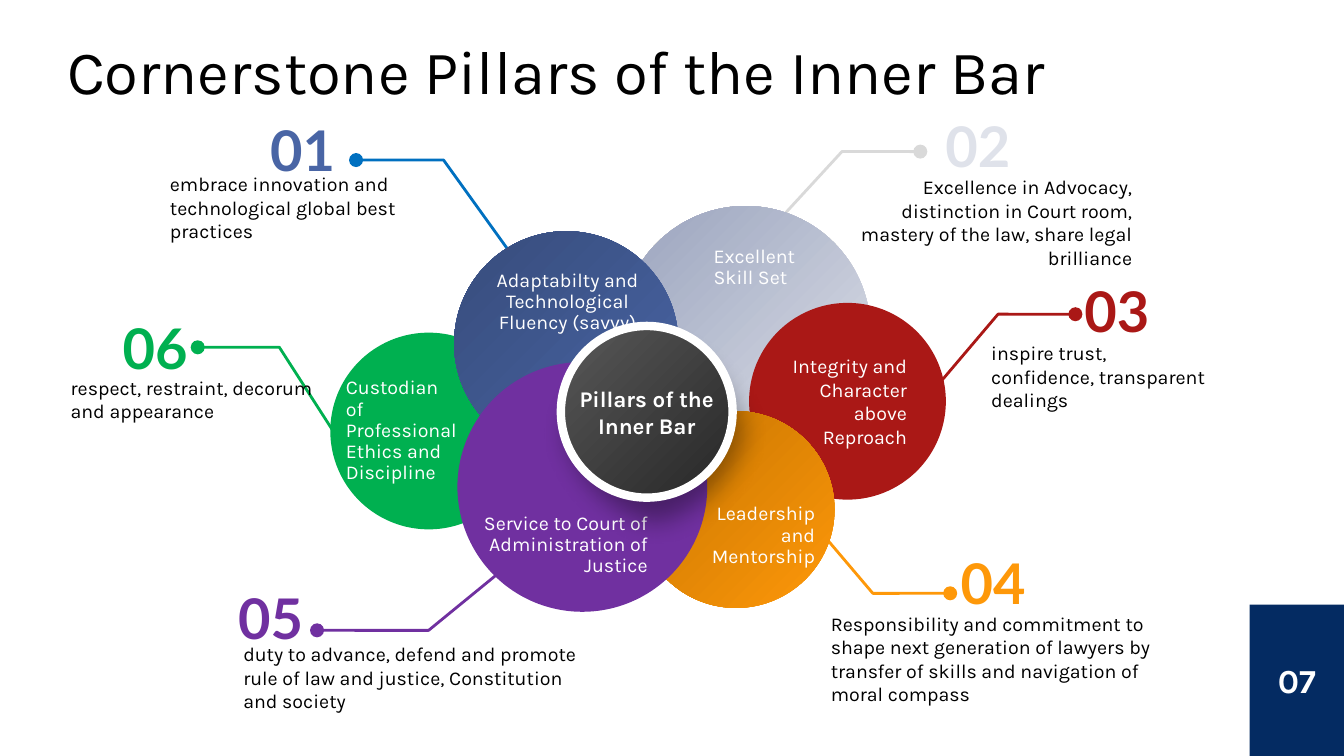
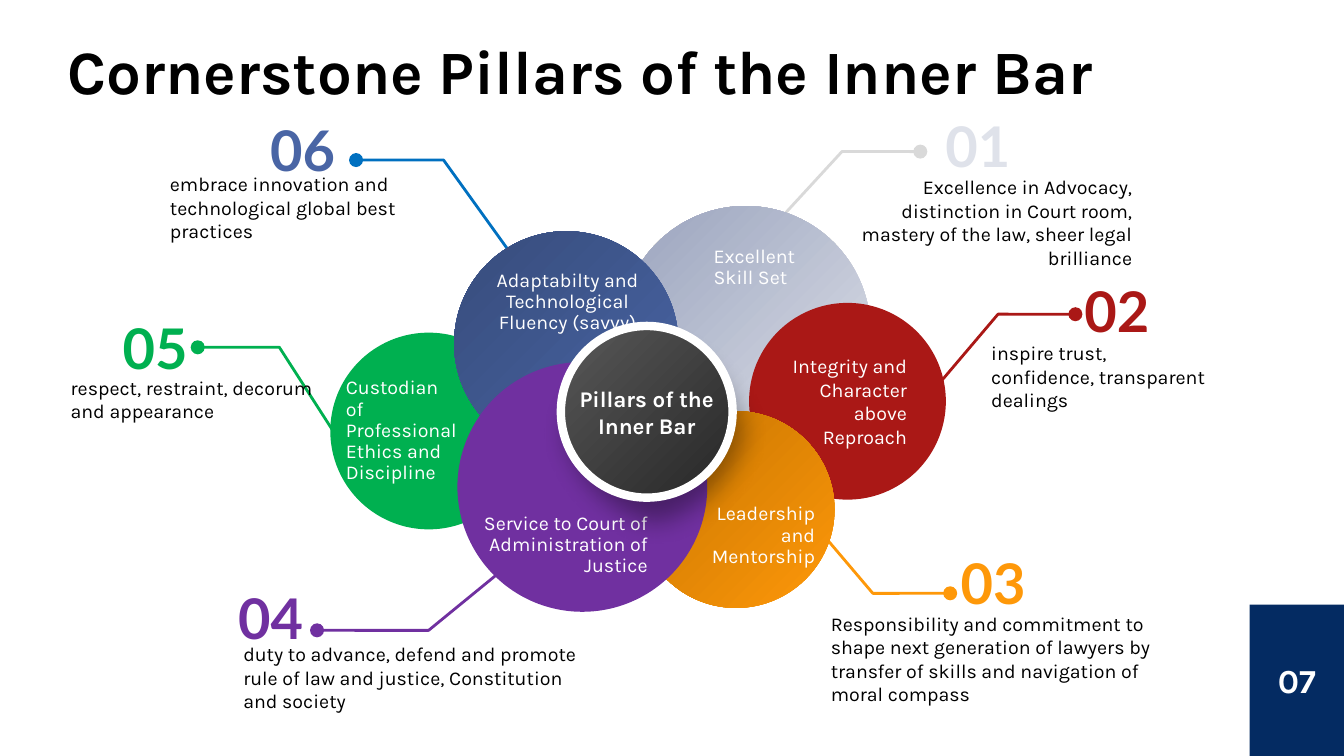
Before and after one commit to BOSANigeria/website-launch-2025, a slide deck: slide 7 of public/assets/induction/Mentorship & Knowledge Transfer - Preserving The Standard of The Inner Bar.pptx. Drawn at 1344x756 pixels with LibreOffice and Linux fonts; fonts in the diff are those of the drawing. Boxes give left, top, right and bottom in pixels: in the first picture for what was removed or moved away, otherwise in the second. Text is boxed around its words. In the diff, an @@ line names an element or a change of style, - is before the commit and + after.

```diff
--- a/public/assets/induction/Mentorship & Knowledge Transfer - Preserving The Standard of The Inner Bar.pptx
+++ b/public/assets/induction/Mentorship & Knowledge Transfer - Preserving The Standard of The Inner Bar.pptx
@@ title "Cornerstone Pillars of the Inner ..." at box(67, 50, 1092, 95): bold on @@
@@ text at box(270, 130, 335, 182): text changed @@
-01
+06
@@ text at box(862, 180, 1132, 266): text changed @@
-Excellence in Advocacy, distinction in Court room, mastery of the law, share legal brilliance
+Excellence in Advocacy, distinction in Court room, mastery of the law, sheer legal brilliance
@@ text at box(1084, 291, 1149, 333): text changed @@
-03
+02
@@ text at box(123, 328, 188, 370): text changed @@
-06
+05
@@ text at box(961, 563, 1026, 605): text changed @@
-04
+03
@@ text at box(238, 598, 303, 649): text changed @@
-05
+04
```
Also in this commit, not shown: 16 other slides changed, 2 slides added, 1 slide removed.
